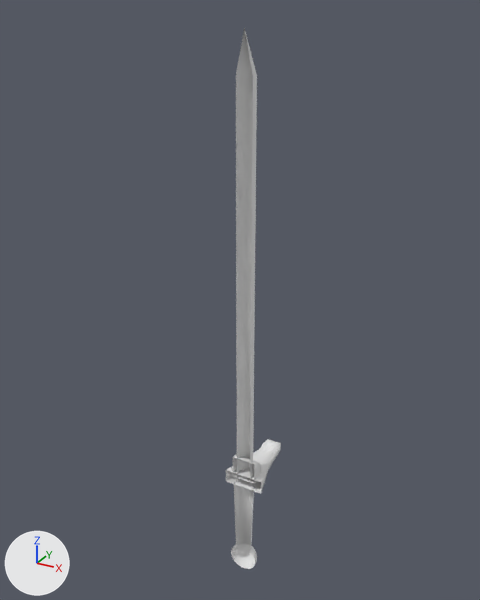
Renders of the COLLADA model res/models/sword.dae from each side of a commit.
Rendered twice from a 50 mm lens placed at (12.7, -23.4, 26.3), pointed at (-0.5, 0.6, 14.3). Every picture has the same lights, and +X, +Y and +Z are marked at lower left.

The scene before the commit, as lines of its bpy script (objects in view):
```python
me_cylinder_001 = bpy.data.meshes.new('Cylinder.001')
me_cylinder_001.from_pydata(...)  # 306 vertices, 540 faces; spans x -1.0..1.0, y 0.0..3.6, z -0.8..25.6
me_cylinder_001.materials.append(mat_material_005)  # white #e7e7e7
ob_cylinder_001 = bpy.data.objects.new('Cylinder_001', me_cylinder_001)
ob_cylinder_001.location = (0.0, 0.0, 0.0)
```
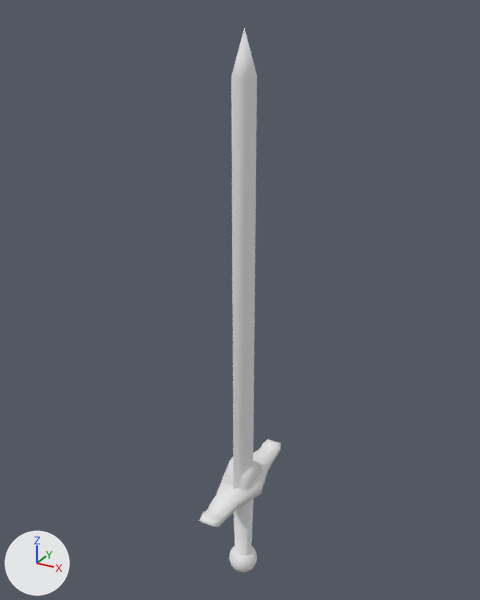
Edits to the scene script, one JSON object a line:
```json
{"block": "me_cylinder_001", "where": "# used by ob_cylinder_001; location = (0.0, 0.0, 0.0)"}
{"op": "remove", "block": "me_cylinder_001", "code": "me_cylinder_001.from_pydata(...)  # 306 vertices, 540 faces; spans x -1.0..1.0, y 0.0..3.6, z -0.8..25.6"}
{"op": "add", "block": "me_cylinder_001", "code": "me_cylinder_001.from_pydata(...)  # 570 vertices, 1080 faces; spans x -1.0..1.0, y -3.6..3.6, z -0.8..25.6"}
{"block": "me_cylinder_001", "change": "me_cylinder_001 part 1: the loose piece of 24 vertices spanning x -0.6..0.6, y 0.0..0.8, z 4.9..6.1 is copied, and the copy is mirrored in y about the mesh origin; it spans x -0.6..0.6, y -0.8..0.0, z 4.9..6.1"}
{"block": "me_cylinder_001", "change": "me_cylinder_001 part 2"}
{"block": "me_cylinder_001", "change": "36 faces are deleted"}
{"block": "me_cylinder_001", "change": "232 vertices are added at x -0.7..0.7, y -3.6..0.0, z -0.8..23.9"}
{"block": "me_cylinder_001", "change": "8 new vertices lie (1.0, 0.0, 0.0) away from vertices in x -0.5, y -3.3..-2.3, z 4.6..5.0"}
{"block": "me_cylinder_001", "change": "534 new faces join them"}
```

Where the change shows, as pixel boxes [x1, y1, x2, y2] in the pictures (480 x 600 px):
```json
{"object": "Cylinder_001", "change": "reshaped", "before": [226, 28, 281, 569], "after": [199, 28, 281, 572], "on screen": "48% wider"}
{"part": 1, "of": "me_cylinder_001", "change": "added", "after": [225, 457, 254, 490]}
{"part": 2, "of": "me_cylinder_001", "change": "built on", "before": [231, 482, 256, 569], "after": [199, 28, 261, 572]}
```
